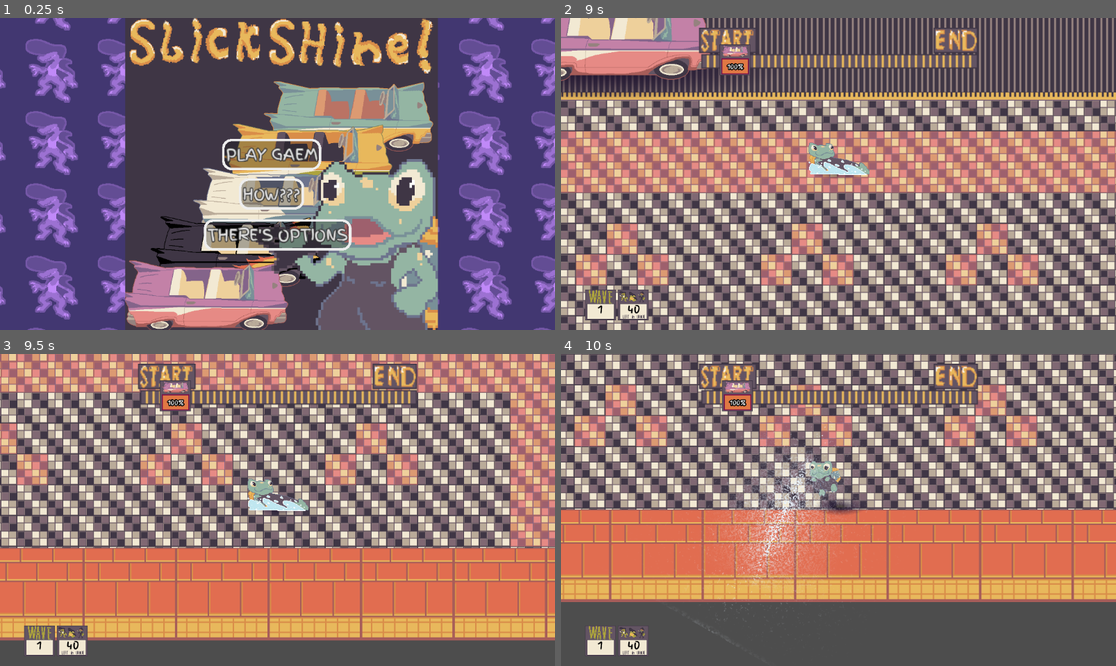
Above: before the commit, frames 1-4 (two rows, left to right).
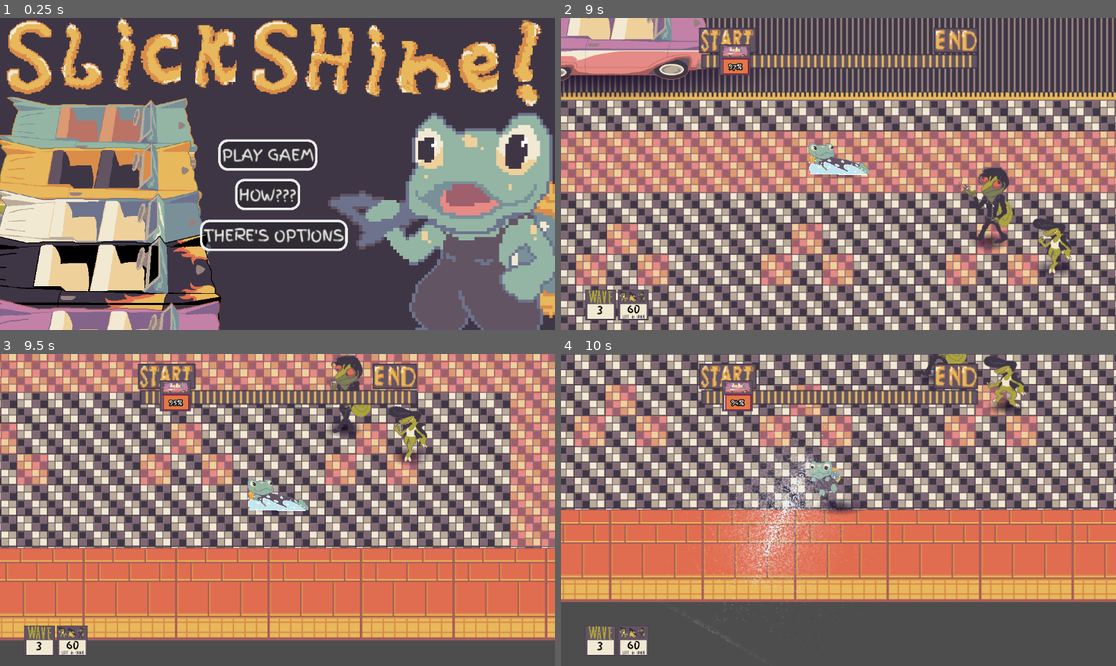
Above: after the commit, the same moments.

Repository: klynicol/crimson_year
Game: Godot game, scene res://scenes/game.tscn
Same seed, same stepped clock (60 frames per second), same inputs: the game is played once before the commit and once after it.
Inputs (mouse positions are in pixels of both pictures, inside the frame that each line leads up to):
- Up to frame 1 (0.25 s): no input
- Up to frame 2 (9 s): click "PLAY GAEM" at 0.5 s; tap Enter at 1.25 s; move the mouse to (960, 158) at 1.27 s; hold D (right) 1.28-2.03 s; tap X (attack) every 2.25 s from 1.35 to 8.1 s; click (960, 158) at 1.42 s; move the mouse to (727, 189) at 2.02 s; hold S (down) 2.03-2.78 s; tap Space (dash) at 2.1, 6.6 s; move the mouse to (894, 105) at 2.77 s; press the mouse at (894, 105) at 2.78 s; hold D (right) 2.78-3.53 s; move the mouse to (810, 236) at 3.52 s; release the mouse at (810, 236) at 3.53 s; hold W (up) 3.53-4.28 s; click (810, 236) at 3.67 s; move the mouse to (1005, 220) at 4.27 s; hold Space (dash) 4.28-5.03 s; hold A (left) 4.28-5.78 s; move the mouse to (672, 127) at 5.02 s; click (672, 127) at 5.1 s; move the mouse to (866, 174) at 5.77 s; hold S (down) 5.78-6.53 s; click (866, 174) at 5.92 s; move the mouse to (755, 96) at 6.52 s; hold D (right) 6.53-7.28 s; move the mouse to (960, 158) at 7.27 s; press the mouse at (960, 158) at 7.28 s; hold W (up) 7.28-8.03 s; move the mouse to (727, 189) at 8.02 s; release the mouse at (727, 189) at 8.03 s; hold D (right) 8.03-8.78 s; click (727, 189) at 8.17 s; move the mouse to (894, 105) at 8.77 s; hold S (down) from 8.78 s (still down); hold Space (dash) from 8.78 s (still down)
- Up to frame 3 (9.5 s): keep holding S (down); keep holding Space (dash)
- Up to frame 4 (10 s): move the mouse to (810, 572) at 9.52 s; release S (down) at 9.53 s; release Space (dash) at 9.53 s; hold A (left) from 9.53 s (still down); click (810, 572) at 9.6 s

The runs differ from the first frame. In frame 1, 85% of the frame differs, in the area x 0-100%, y 0-100%; in frame 2, 1.9%; in frame 3, 1.8%; in frame 4, 1.1%.

Commit message:
music on both

Diff:
--- a/scenes/gui/menu.tscn
+++ b/scenes/gui/menu.tscn
@@ -1,10 +1,10 @@
-[gd_scene format=3 uid="uid://bekheq55rmxdh"]
+[gd_scene format=3 uid="uid://csr13bv5v2k86"]
 
 [ext_resource type="Theme" uid="uid://bqsb6ctvb748t" path="res://assets/main_theme.tres" id="1_con2f"]
 [ext_resource type="Script" uid="uid://bqllq5gpx87yh" path="res://scripts/menu.gd" id="2_4ytvr"]
 [ext_resource type="Shader" uid="uid://d4ahrrh7pekph" path="res://shaders/sliding_background.gdshader" id="2_mhnvy"]
 [ext_resource type="Texture2D" uid="uid://djc1xfk35nder" path="res://assets/sprites/lizard/Greaser_Lizard_lrg_vint.png" id="3_4ytvr"]
-[ext_resource type="Texture2D" uid="uid://d0xwgasy0deb2" path="res://assets/menu_gui/poster.png" id="5_4ytvr"]
+[ext_resource type="Texture2D" uid="uid://crbjo224jk63o" path="res://assets/menu_gui/titlepage.png" id="5_26ofl"]
 
 [sub_resource type="ShaderMaterial" id="ShaderMaterial_g3eks"]
 shader = ExtResource("2_mhnvy")
@@ -55,16 +55,12 @@
 [node name="TextureRect" type="TextureRect" parent="." unique_id=1139981814]
 z_index = 1
 layout_mode = 1
-anchors_preset = -1
-anchor_left = 0.5
-anchor_top = 0.5
-anchor_right = 0.5
-anchor_bottom = 0.5
-offset_left = -316.0
-offset_top = -325.0
-offset_right = 333.0
-offset_bottom = 324.0
-texture = ExtResource("5_4ytvr")
+anchors_preset = 15
+anchor_right = 1.0
+anchor_bottom = 1.0
+grow_horizontal = 2
+grow_vertical = 2
+texture = ExtResource("5_26ofl")
 expand_mode = 1
 
 [node name="PlayBtn" type="Button" parent="TextureRect" unique_id=614155195]
--- a/scripts/game.gd
+++ b/scripts/game.gd
@@ -42,14 +42,18 @@
 	car_score_container.reset_and_show_scores()
 
 func show_next_stage_prompt() -> void:
-	# next_stage_button.visible = true
 	end_wave_container.visible = true
 
 func hide_next_stage_prompt() -> void:
-	# next_stage_button.visible = false
 	end_wave_container.visible = false
 
+func _restore_music() -> void:
+	if stage.current_wave == 3 and PLAY_MUSIC:
+		boss_funk.stop()
+		rockabily.play()
+
 func _on_next_stage_pressed() -> void:
+	_restore_music()
 	stage.start_next_wave()
 	hide_next_stage_prompt()
 	# Wave end had set Game.paused = true; unpause so the next wave can spawn cars/enemies
@@ -57,10 +61,7 @@
 	get_viewport().gui_release_focus()
 
 func _on_retry_pressed() -> void:
-	if stage.current_wave == 3 and PLAY_MUSIC:
-		boss_funk.stop()
-		rockabily.volume_db = -25.0  # Restore volume (boss spawn fades it to -30)
-		rockabily.play()
+	_restore_music()
 	stage.init_wave(stage.current_wave)
 	hide_next_stage_prompt()
 	# Wave end had set Game.paused = true; unpause so the next wave can spawn cars/enemies
@@ -72,7 +73,7 @@
 	funk.stop()
 	if PLAY_MUSIC:
 		rockabily.play()
-	stage.init_wave(1)
+	stage.init_wave(3)
 	# Release focus from the Play button so Space (dash) doesn't re-trigger this and call prepare_for_wave again
 	get_viewport().gui_release_focus()
 
@@ -98,4 +99,5 @@
 	tween.tween_property(boss_funk, "volume_db", -16, 0.75)
 	tween.finished.connect(func():
 		rockabily.stop()
+		rockabily.volume_db = 0.0
 	)
Binary file added: assets/menu_gui/creditspage.png
Not shown, added: assets/menu_gui/creditspage.png.import
